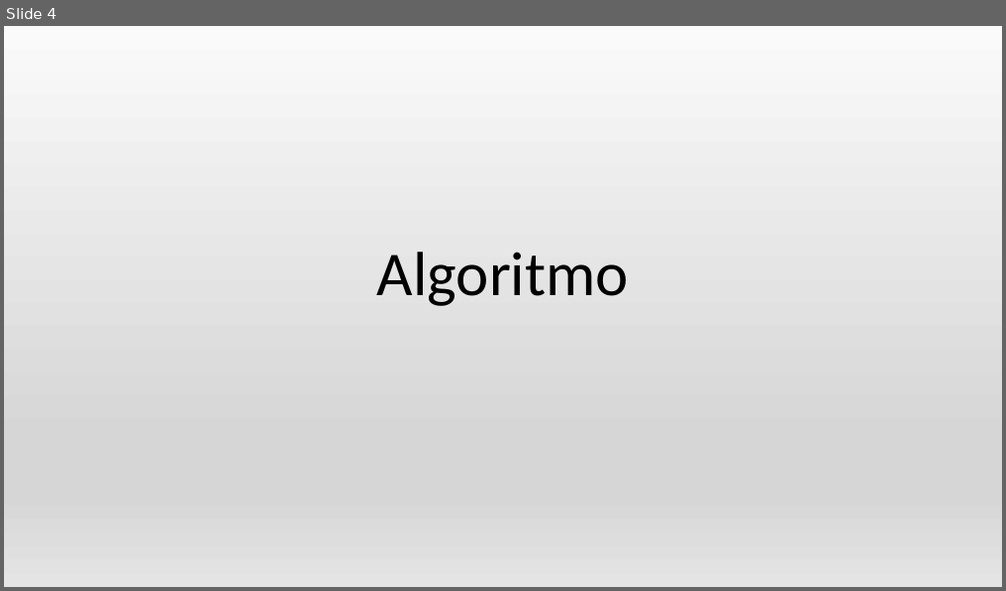
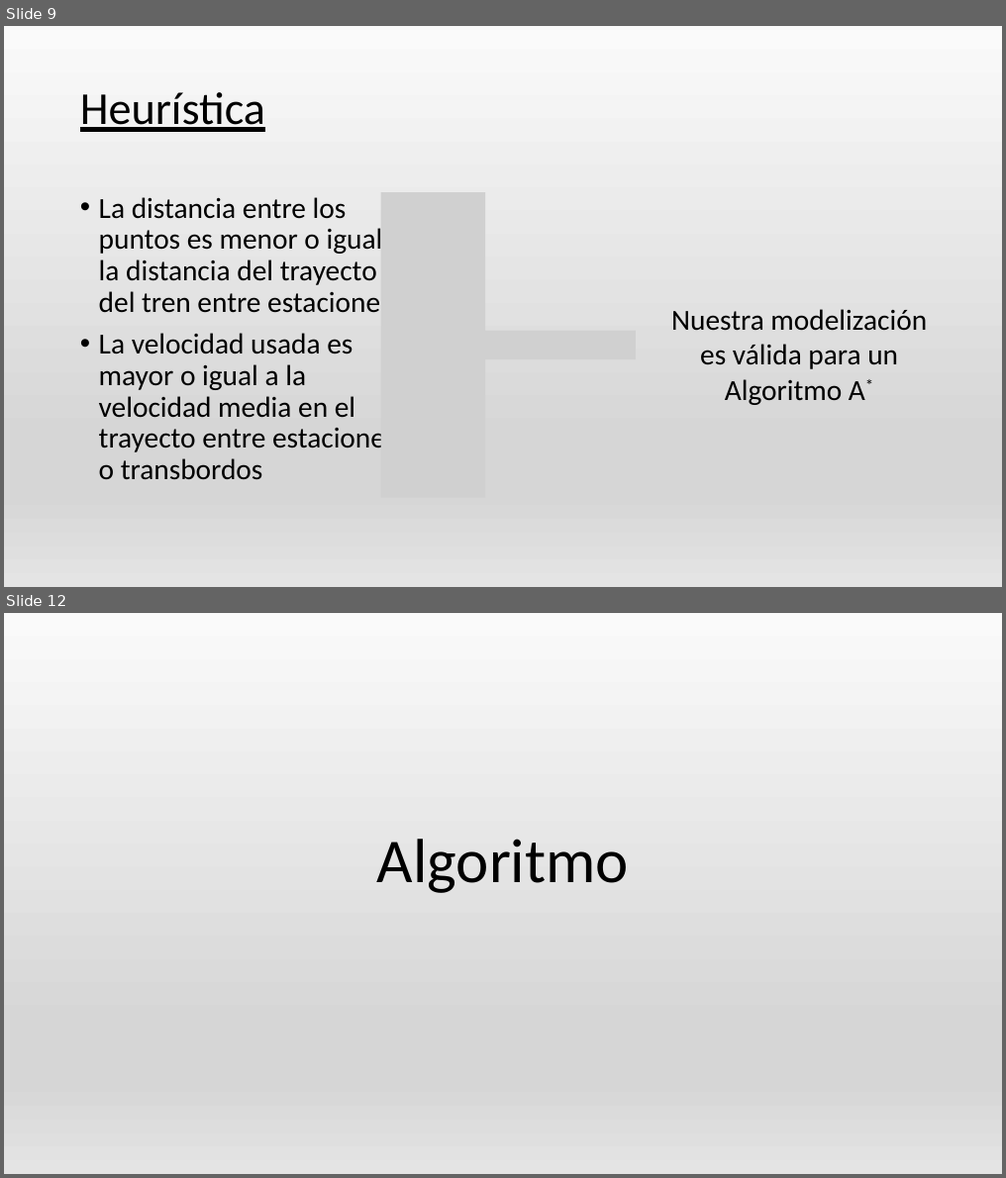
Before and after one commit to AGarciaCast/MetroJapon, a slide deck: PresentacionMetro.pptx. Shown one above the other, each under a label of ours: slide 4 before the commit, slides 9 and 12 after it; the slides between them are not shown. The pictures are 1006x591 and 1006x1178 pixels, drawn with LibreOffice and Linux fonts; fonts in the diff are those of the drawing; grey boxes stand for pictures. Boxes give left, top, right and bottom in pixels: in the first picture for what was removed or moved away, otherwise in the second. Text is boxed around its words. In the diff, an @@ line names an element or a change of style, - is before the commit and + after.

```diff
--- a/PresentacionMetro.pptx
+++ b/PresentacionMetro.pptx
@@ slide 9 added at (x1=4, y1=26, x2=1002, y2=587), background gradient #FAFAFA to #D7D7D7 to #E4E4E4 @@
@@ title added at (x1=80, y1=92, x2=265, y2=132), 44 pt, text #000000, underline @@
+Heurística
@@ text added at (x1=99, y1=197, x2=396, y2=480), 28 pt, text #000000 @@
+• La distancia entre los puntos es menor o igual a la distancia del trayecto del tren entre estaciones
+• La velocidad usada es mayor o igual a la velocidad media en el trayecto entre estaciones o transbordos
@@ picture added at (x1=381, y1=192, x2=485, y2=497) @@
@@ text added at (x1=671, y1=309, x2=927, y2=405), 28 pt, text #000000 @@
+Nuestra modelización es válida para un Algoritmo A*
@@ picture added at (x1=484, y1=331, x2=636, y2=360) @@
@@ what was slide 4 is now slide 12 @@
```
Also in this commit, not shown: 8 slides changed, 10 other slides added, 1 slide removed, 2 other files.
